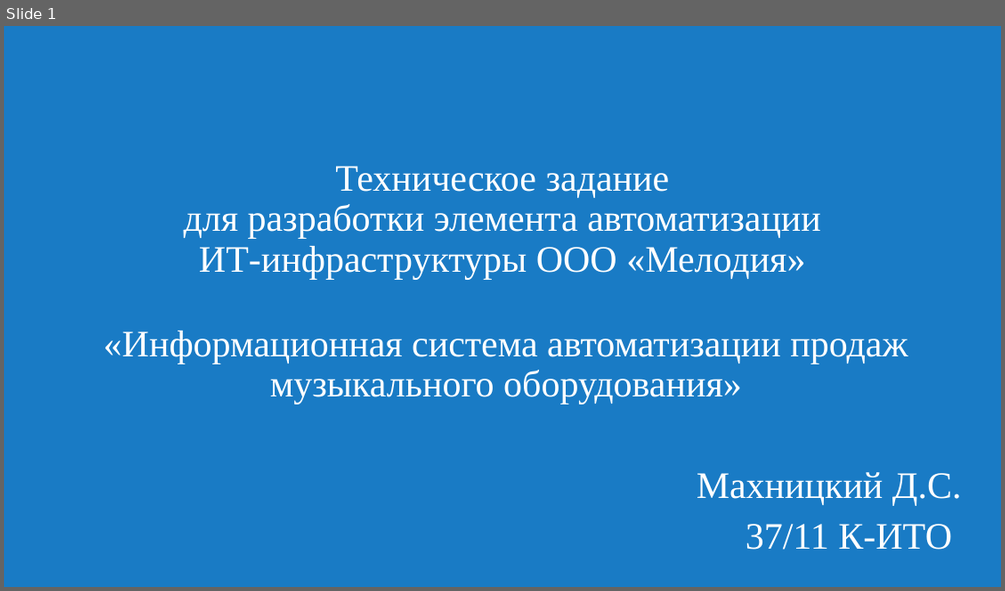
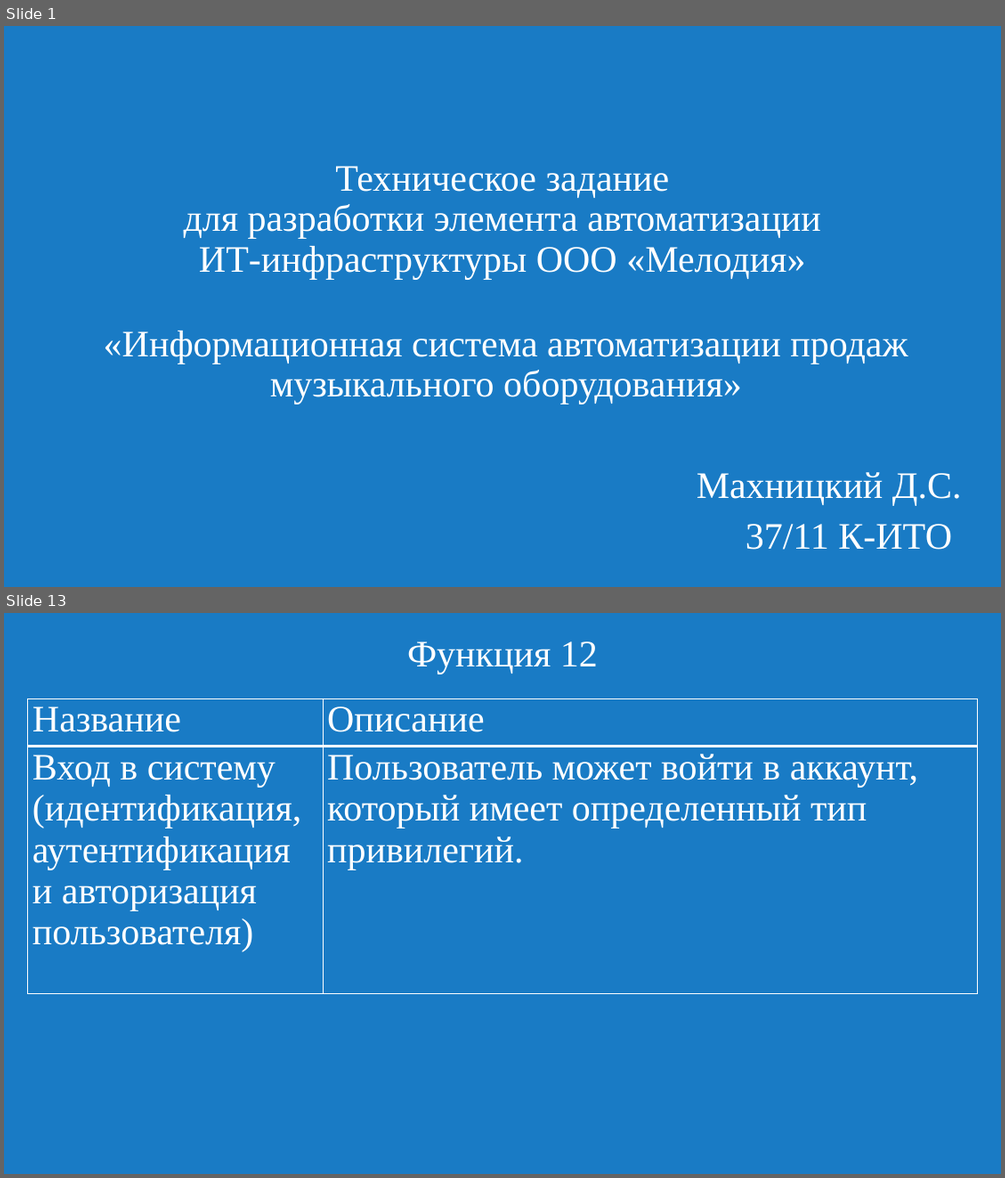
Before and after one commit to Slowpool/diploma-musical-shop-, a slide deck: OuterData/presentation.pptx. Shown one above the other, each under a label of ours: slide 1 before the commit, slides 1 and 13 after it; the slides between them are not shown. The pictures are 1005x591 and 1005x1178 pixels, drawn with LibreOffice and Linux fonts; fonts in the diff are those of the drawing. Boxes give left, top, right and bottom in pixels: in the first picture for what was removed or moved away, otherwise in the second. Text is boxed around its words. In the diff, an @@ line names an element or a change of style, - is before the commit and + after.

```diff
--- a/OuterData/presentation.pptx
+++ b/OuterData/presentation.pptx
@@ slide 13 added at [4,613,1001,1174], background #197BC5 @@
@@ title added at [407,641,598,674], 36 pt, text #FFFFFF @@
+Функция 12
@@ table added at [28,699,977,994], 2 rows, 2 columns @@
+Название | Описание
+Вход в систему (идентификация, аутентификация и авторизация пользователя) | Пользователь может войти в аккаунт, который имеет определенный тип привилегий.
```
Also in this commit, not shown: 1 slide changed, 12 other slides added, 11 slides removed, 1 other file.
